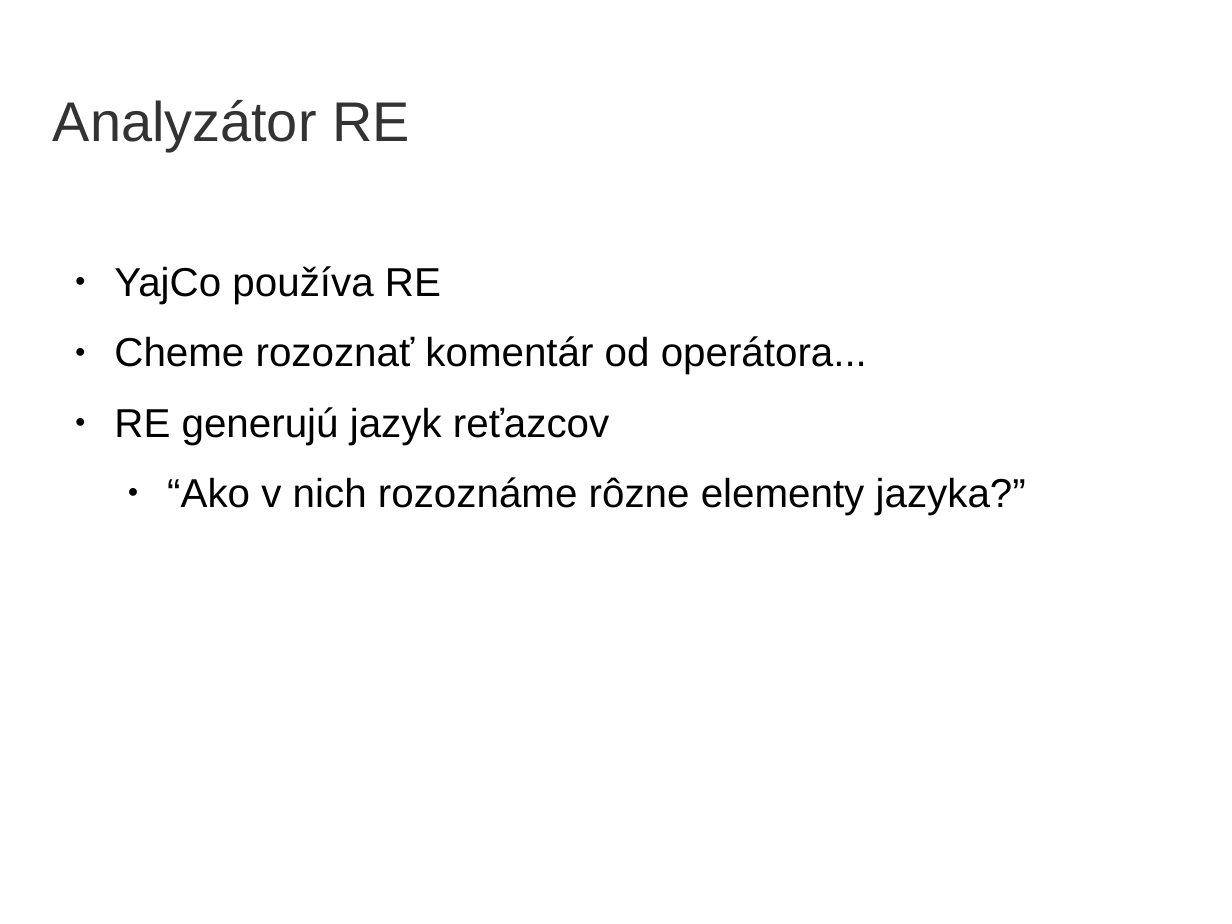
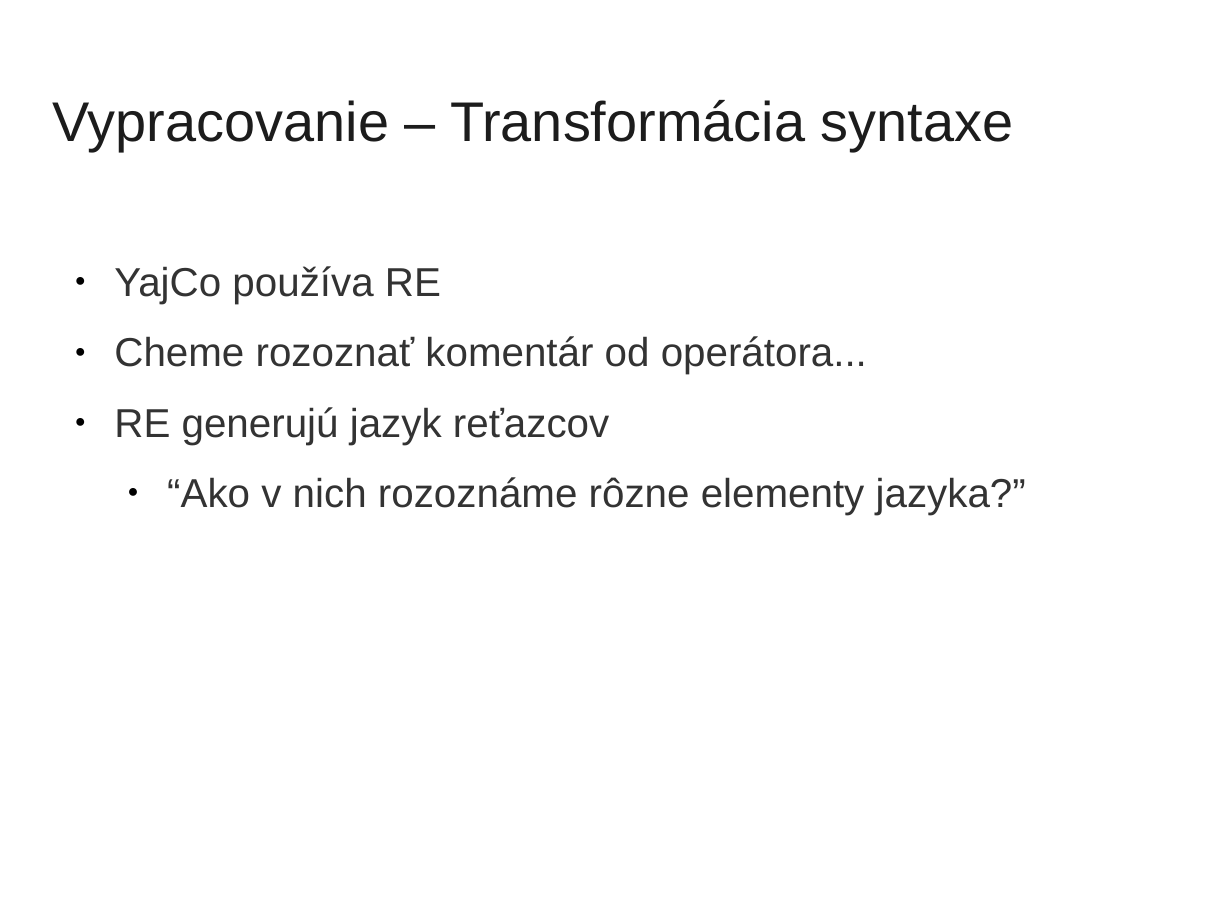
Before and after one commit to yin/syntaxer, a slide deck: slide 15 of obhajoba/bc2014-obhajoba15-prezentacia.odp (slide 18 before the commit). Drawn at 1232x924 pixels with LibreOffice and Linux fonts; fonts in the diff are those of the drawing; background and template pictures are left out. Boxes give left, top, right and bottom in pixels: in the first picture for what was removed or moved away, otherwise in the second. Text is boxed around its words. In the diff, an @@ line names an element or a change of style, - is before the commit and + after.

```diff
--- a/obhajoba/bc2014-obhajoba15-prezentacia.odp
+++ b/obhajoba/bc2014-obhajoba15-prezentacia.odp
@@ title at [53, 100, 1013, 151]: text changed; text colour #333333 to #1C1C1C @@
-Analyzátor RE
+Vypracovanie – Transformácia syntaxe
@@ text "YajCo používa RE" at [114, 266, 1026, 515]: text colour #000000 to #333333 @@
```
Also in this commit, not shown: 14 other slides changed, 11 slides added, 22 slides removed, 2 other files.
